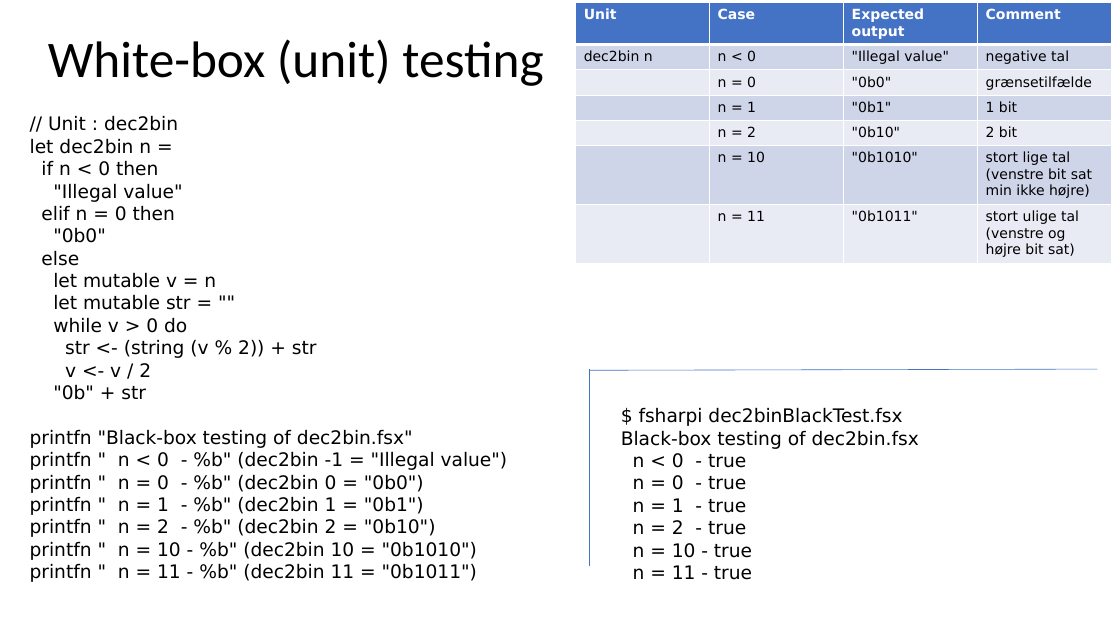
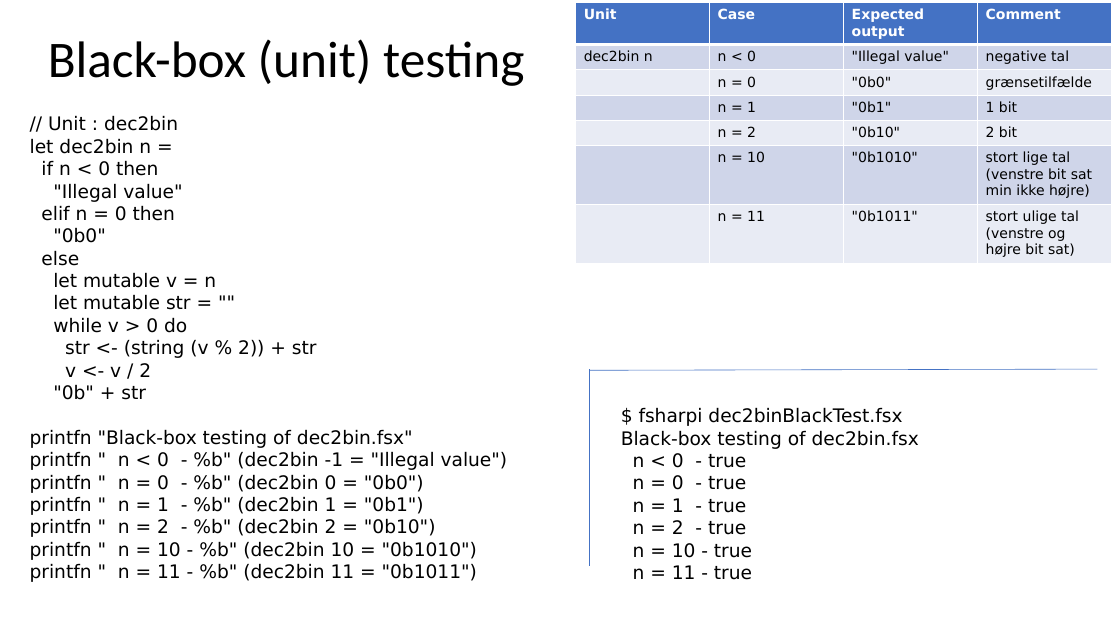
Before and after one commit to fisterloegsovs/pop22, a slide deck: slide 7 of lectures/4.2ModulesNTests/lecture.pptx (slide 9 before the commit). Drawn at 1120x630 pixels with LibreOffice and Linux fonts; fonts in the diff are those of the drawing. Boxes give left, top, right and bottom in pixels: in the first picture for what was removed or moved away, otherwise in the second. Text is boxed around its words. In the diff, an @@ line names an element or a change of style, - is before the commit and + after.

```diff
--- a/lectures/4.2ModulesNTests/lecture.pptx
+++ b/lectures/4.2ModulesNTests/lecture.pptx
@@ title at <box>48,39,524,86</box>: text changed @@
-White-box (unit) testing
+Black-box (unit) testing
```
Also in this commit, not shown: 1 other slide changed, 1 other file.
